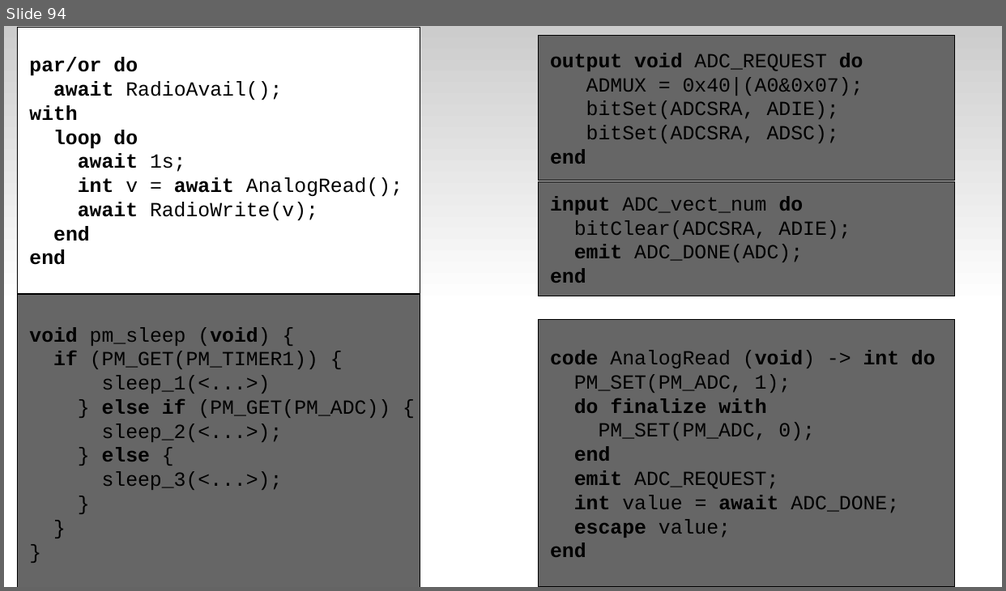
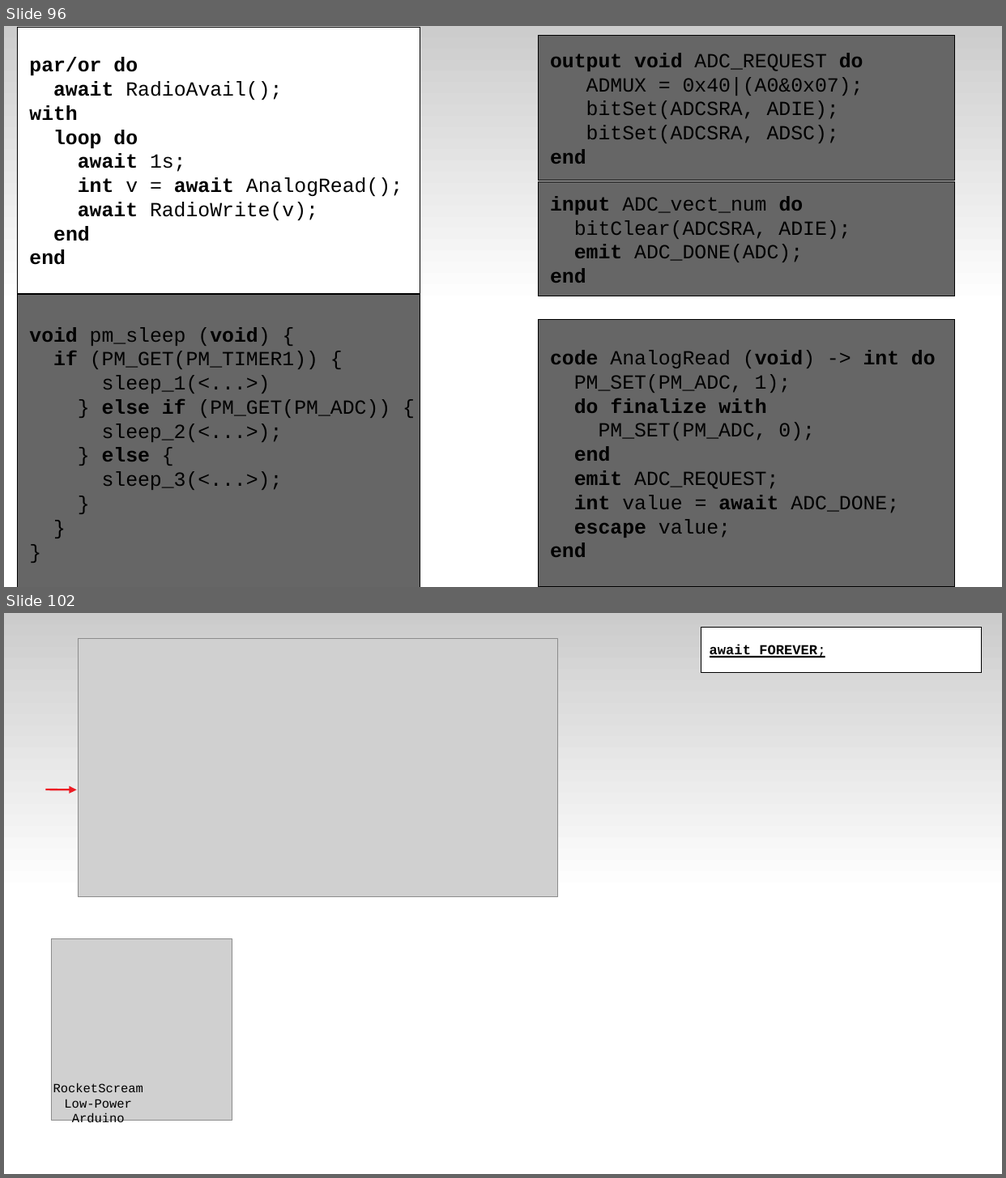
Before and after one commit to fsantanna-uerj/serrapilheira, a slide deck: LCTES/ceu-lctes-wip-expanded.odp. Shown one above the other, each under a label of ours: slide 94 before the commit, slides 96 and 102 after it; the slides between them are not shown. The pictures are 1006x591 and 1006x1178 pixels, drawn with LibreOffice and Linux fonts; fonts in the diff are those of the drawing; grey boxes stand for pictures. Boxes give left, top, right and bottom in pixels: in the first picture for what was removed or moved away, otherwise in the second. Text is boxed around its words. In the diff, an @@ line names an element or a change of style, - is before the commit and + after.

```diff
--- a/LCTES/ceu-lctes-wip-expanded.odp
+++ b/LCTES/ceu-lctes-wip-expanded.odp
@@ slide 102 added at bbox=[4, 613, 1002, 1174], background #FFFFFF; not listed: 1 template element that a slide beside it also shows @@
@@ rectangle added at bbox=[701, 627, 982, 672], fill #FFFFFF, outline #000000 0 pt, 11 pt, text #000000, bold @@
+await FOREVER;
@@ picture added at bbox=[79, 638, 558, 897] @@
@@ line added from (710, 657) to (825, 657), #000000 1.5 pt @@
@@ arrow added from (45, 790) to (76, 790), #ED1C24 1.5 pt @@
@@ picture added at bbox=[51, 940, 232, 1121] @@
@@ text added at bbox=[53, 1084, 143, 1127], 10 pt, text #000000 @@
+RocketScream
+Low-Power
+Arduino
@@ what was slide 94 is now slide 96 @@
```
Also in this commit, not shown: 12 slides changed, 22 other slides added, 8 other files.
